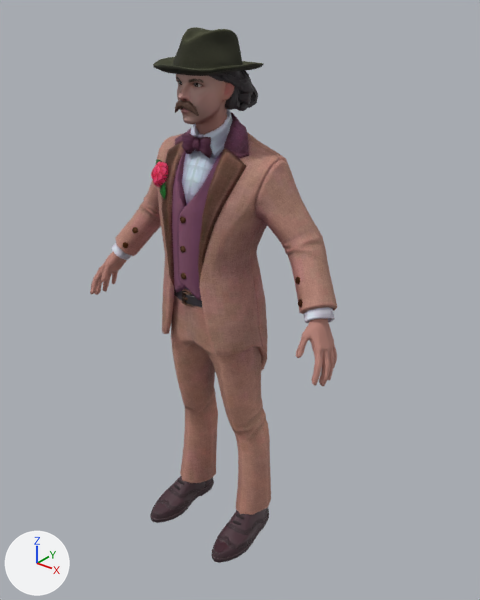
Two versions of the glTF model public/avatar/model.glb, one commit apart.
Both versions are drawn from a 50 mm camera at (1.393, -1.604, 2.007) aimed at (0.083, 0.034, 0.992). Arrows for +X, +Y and +Z are at lower left; the lights stay in place. The older version comes first. Where no turn or scale is listed for an object, it has been applied to the vertices. Vertices at exactly the same position are counted once.

The older version as bpy lines, for what is in view:
```python
ob_wolf3d_beard = bpy.data.objects.new('Wolf3D_Beard', me_wolf3d_beard)
ob_wolf3d_beard.location = (0.0, 0.0, 0.0)
ob_wolf3d_body = bpy.data.objects.new('Wolf3D_Body', me_wolf3d_body)
ob_wolf3d_body.location = (0.0, 0.0, 0.0)
ob_wolf3d_head = bpy.data.objects.new('Wolf3D_Head', me_wolf3d_head)
ob_wolf3d_head.location = (0.0, 0.0, 0.0)
ob_wolf3d_headwear = bpy.data.objects.new('Wolf3D_Headwear', me_mesh)
ob_wolf3d_headwear.location = (0.0, 0.0, 0.0)
ob_wolf3d_outfit_bottom = bpy.data.objects.new('Wolf3D_Outfit_Bottom', me_wolf3d_outfit_bottom)
ob_wolf3d_outfit_bottom.location = (0.0, 0.0, 0.0)
ob_wolf3d_outfit_footwear = bpy.data.objects.new('Wolf3D_Outfit_Footwear', me_wolf3d_outfit_footwear)
ob_wolf3d_outfit_footwear.location = (0.0, 0.0, 0.0)
ob_wolf3d_outfit_top = bpy.data.objects.new('Wolf3D_Outfit_Top', me_wolf3d_outfit_top)
ob_wolf3d_outfit_top.location = (0.0, 0.0, 0.0)
```
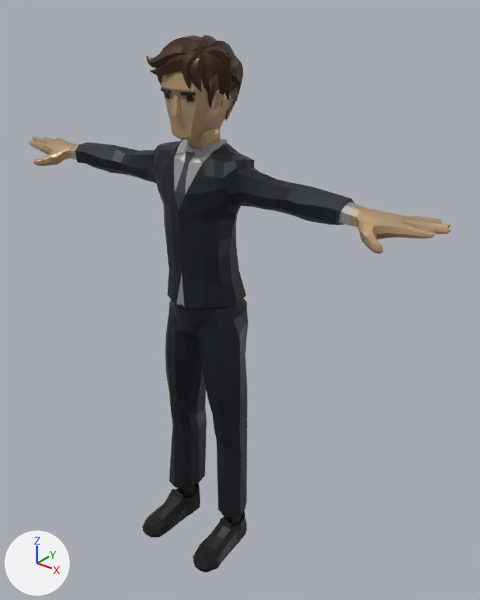
Pixel boxes [x1, y1, x2, y2] of what changed, in the pictures (480 x 600 px):
'Wolf3D_Outfit_Top', deleted (brown)
    before: [112, 109, 337, 371]
'Suit_Body', added
    after: [29, 136, 451, 309]
'Suit_Legs', added
    after: [165, 298, 248, 518]
'Wolf3D_Outfit_Bottom', deleted (brown)
    before: [171, 287, 271, 515]
'Wolf3D_Head', reshaped, turned, rescaled
    before: [176, 74, 235, 135]
    after: [146, 35, 243, 148]
'Wolf3D_Headwear', deleted
    before: [153, 27, 264, 111]
'Suit_Feet', added (black)
    after: [142, 483, 247, 573]
'Wolf3D_Outfit_Footwear', deleted
    before: [150, 476, 269, 563]
'Wolf3D_Body', deleted
    before: [90, 252, 337, 386]
'Wolf3D_Beard', deleted
    before: [175, 100, 199, 116]
part 1 of me_wolf3d_head, deleted (brown)
    before: [176, 74, 235, 135]
part 2 of me_wolf3d_head, added
    after: [146, 35, 243, 148]

What changed in the scene script:
```text
Add mat_suit:
    mat_suit = bpy.data.materials.new('Suit')
    # nodes: BsdfPrincipled, Mix, OutputMaterial, VertexColor
    # colours: black #1d2329, mixed with the vertex colours
Change me_wolf3d_head:
    remove me_wolf3d_head.from_pydata(...)  # 2060 vertices, 4094 faces; spans x -0.096..0.096, y -0.147..0.087, z 1.521..1.833
    remove me_wolf3d_head.materials.append(mat_wolf3d_skin)  # picture img_basecolor_001
    add me_wolf3d_head.from_pydata(...)  # 1327 vertices, 2456 faces; spans x -0.001..0.001, y -0.019..-0.015, z -0.002..0.001
    me_wolf3d_head part 1: 2060 vertices removed from x -0.096..0.096, y -0.147..0.087, z 1.521..1.833
    me_wolf3d_head part 2: 1327 vertices added at x -0.001..0.001, y -0.019..-0.015, z -0.002..0.001
    add me_wolf3d_head.materials.append(mat_skin)  # beige #bb9c79
    add me_wolf3d_head.materials.append(mat_hair)  # brown #412914
    add me_wolf3d_head.materials.append(mat_eyebrows)  # brown #372e24
    add me_wolf3d_head.materials.append(mat_eye)  # brown #2c2018
Change ob_wolf3d_head:
    ob_wolf3d_head.rotation_euler: (0.0, 0.0, 0.0) -> (-1.571, 0.0, 0.0)  # degrees (0, 0, 0) -> degrees (-90, 0, 0)
    ob_wolf3d_head.scale: (1.0, 1.0, 1.0) -> (100.0, 100.0, 100.0)
Remove ob_wolf3d_beard:
    ob_wolf3d_beard = bpy.data.objects.new('Wolf3D_Beard', me_wolf3d_beard)
Remove ob_wolf3d_headwear:
    ob_wolf3d_headwear = bpy.data.objects.new('Wolf3D_Headwear', me_mesh)
Remove ob_wolf3d_body:
    ob_wolf3d_body = bpy.data.objects.new('Wolf3D_Body', me_wolf3d_body)
Remove ob_wolf3d_outfit_bottom:
    ob_wolf3d_outfit_bottom = bpy.data.objects.new('Wolf3D_Outfit_Bottom', me_wolf3d_outfit_bottom)
Remove ob_wolf3d_outfit_footwear:
    ob_wolf3d_outfit_footwear = bpy.data.objects.new('Wolf3D_Outfit_Footwear', me_wolf3d_outfit_footwear)
Remove ob_wolf3d_outfit_top:
    ob_wolf3d_outfit_top = bpy.data.objects.new('Wolf3D_Outfit_Top', me_wolf3d_outfit_top)
Add ob_suit_body:
    ob_suit_body = bpy.data.objects.new('Suit_Body', me_suit_body)  # 1460 vertices, 2916 faces; spans x -0.84..0.84, y -0.19..0.06, z 1.02..1.56; in mat_suit_001 (black #1d2329), mat_white (grey #a3a3a3), mat_tie (greyish blue #414751), mat_skin (beige #bb9c79)
    ob_suit_body.location = (0.0, 0.0, 0.0)
Add ob_suit_feet:
    ob_suit_feet = bpy.data.objects.new('Suit_Feet', me_suit_feet)  # 276 vertices, 528 faces; spans x -0.192..0.192, y -0.287..0.001, z -0.001..0.169; in mat_black (black #202020)
    ob_suit_feet.location = (0.0, 0.0, 0.0)
Add ob_suit_legs:
    ob_suit_legs = bpy.data.objects.new('Suit_Legs', me_suit_legs)  # 369 vertices, 734 faces; spans x -0.181..0.181, y -0.156..0.065, z 0.141..1.039
    ob_suit_legs.location = (0.0, 0.0, 0.0)
```
